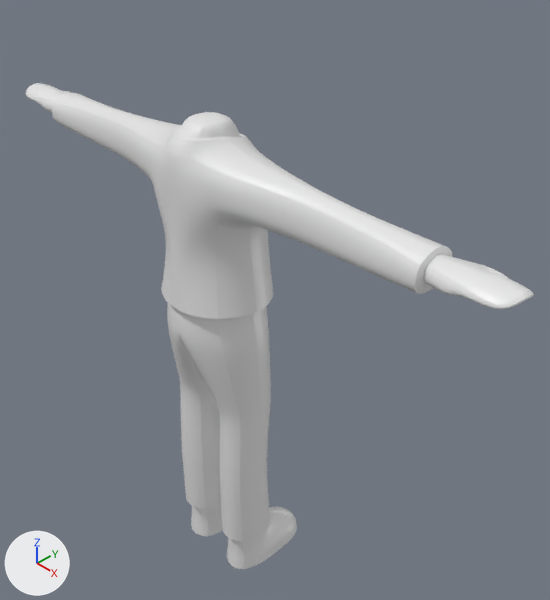
Renders of the Blender file NonUnityStuff/Person.blend from each side of a commit.
The view is the same before and after, from a 50 mm camera at (8.37, -6.78, 5.98) aimed at (0.36, 0.99, -1.19). Arrows for +X, +Y and +Z are at lower left; the lights stay in place.
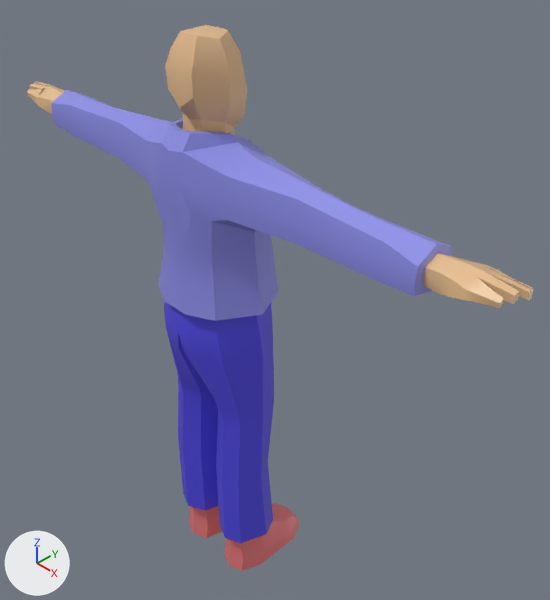
The change in detail:
Material 'Material' (mat_material) changes colour from white #e7e7e7 to beige #e7be8f; in linear values from (0.8, 0.8, 0.8) to (0.8, 0.512, 0.275).
Material 'Cloth1' (mat_cloth1) is new.
Its base color is (0.267, 0.273, 0.8) (blue #8d8fe7).
Material 'Shoe' (mat_shoe) is new.
Its base color is (0.8, 0.192, 0.195) (pink #e7797a).
Material 'Cloth2' (mat_cloth2) is new.
Its base color is (0.0865, 0.0711, 0.8) (blue #534be7).
me_cube is used by ob_cube; location (0.0, 0.0, 0.0); scale (1.01, 0.854, 1.02).
Verts and faces of me_cube; kept vertices keep their numbers, new ones are numbered from 258.
Before the commit, vertices of me_cube: 214 (0.03, -0.95, -1.51).
me_cube had 258 vertices, 244 faces and spanned x 0.0..5.29, y -1.02..1.53, z -6.66..2.21.
me_cube now has 364 vertices, 344 faces and spans x 0.0..5.26, y -1.02..1.53, z -6.66..3.45.
Part 1, on me_cube:
3 vertices are removed from x 0.0..0.22, y -0.38..0.34, z 2.2.
6 faces are deleted.
20 vertices move from x 0.0..0.71, y -0.87..0.87, z 1.62..2.21 to x 0.0..0.71, y -0.87..0.87, z 1.6..2.16.
39 vertices are added at x 0.0..0.5, y -0.6..0.74, z 1.77..3.45.
32 new faces join them, mat_material (beige #e7bd8f).
4 new faces join them, mat_cloth1 (blue #8d8fe7).
Part 2, on me_cube:
20 vertices are removed from x 2.75..5.29, y -0.34..0.54, z 0.98..1.6.
36 faces are deleted.
7 vertices in x 1.9, y -0.33..0.39, z 0.94..1.77 move by (0.11, 0.0, 0.0).
20 vertices move from x 2.13..4.78, y -0.34..0.49, z 1.03..1.71 to x 2.01..4.74, y -0.31..0.44, z 1.04..1.7.
90 vertices are added at x 2.64..5.26, y -0.31..0.54, z 0.97..1.72.
19 new faces join them, mat_cloth1 (blue #8d8fe7).
87 new faces join them, mat_material (beige #e7bd8f).
Part 3, on me_cube:
Vertex 214 moves to (0.07, -0.95, -1.51), pixel (184, 351).
me_cube part 4: 79 faces spanning x 0.0..4.05, y -1.02..0.95, z -0.68..2.16 switch from mat_material (white #e7e7e7) to mat_cloth1 (blue #8d8fe7).
me_cube part 5: 54 faces spanning x 0.0..1.09, y -0.99..0.84, z -5.89..-0.68 switch from mat_material (white #e7e7e7) to mat_cloth2 (blue #534be7).
me_cube part 6: 50 faces spanning x 0.18..0.97, y -0.56..1.53, z -6.66..-5.78 switch from mat_material (white #e7e7e7) to mat_shoe (pink #e7797a).
Object 'Cube' (ob_cube) loses its SUBSURF modifier named 'Subdivision'.

What differs and where, as boxes (x1, y1, x2, y2) in the pictures (550 x 600 px; the box of a moved part takes in the faces that stretch with it):
'Cube', recoloured, reshaped, modifiers changed (white to blue, 12% taller): before (25, 83, 534, 569); after (27, 25, 534, 571)
part 1 of me_cube, built on: before (142, 112, 273, 201); after (144, 25, 275, 199)
part 2 of me_cube, built on: before (25, 83, 534, 309); after (27, 82, 534, 309)
part 3 of me_cube, moved or reshaped: before (170, 322, 219, 404); after (169, 324, 212, 394)
part 4 of me_cube, recoloured (white to blue): before (52, 92, 452, 319); after (51, 90, 453, 321)
part 5 of me_cube, recoloured (white to blue): before (167, 303, 271, 541); after (164, 302, 274, 543)
part 6 of me_cube, recoloured: before (191, 504, 297, 569); after (189, 503, 299, 571)
